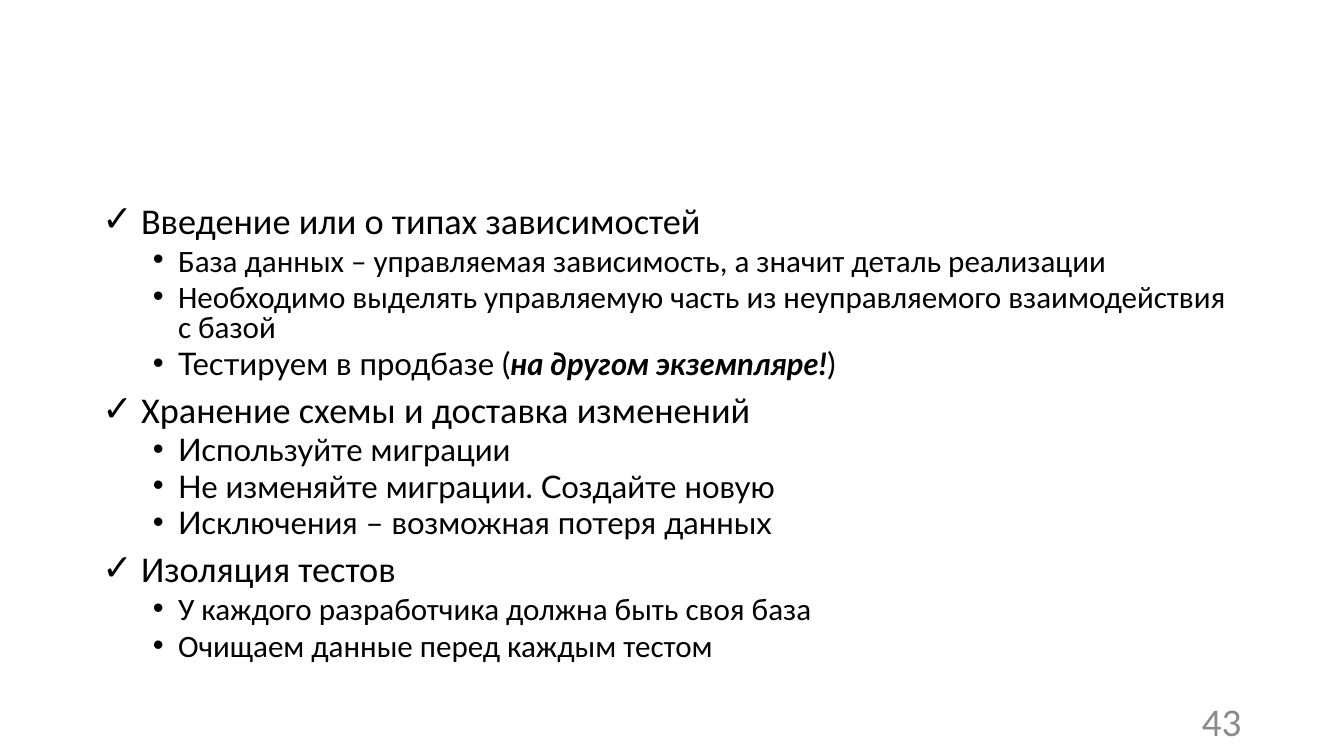
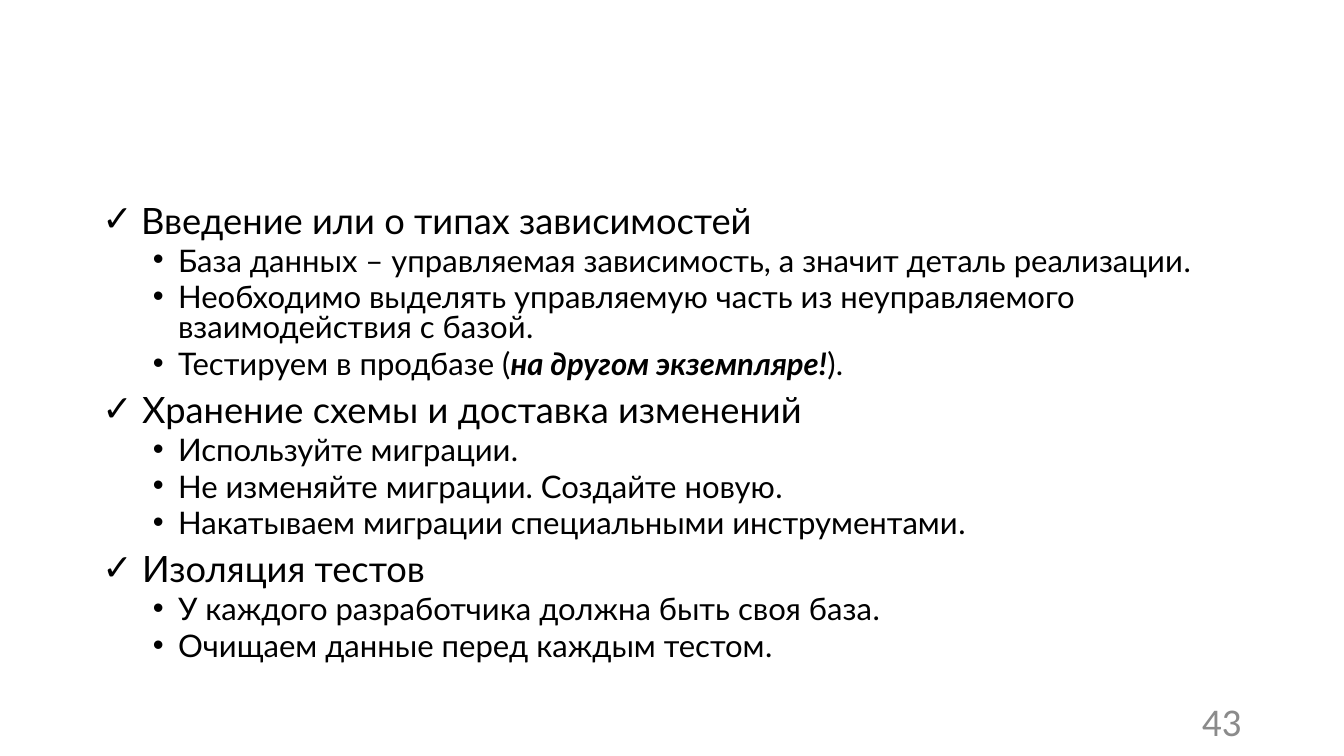
Before and after one commit to Sa1Gur/DbTest.Containers, a slide deck: slide 43 of DbaseTesting.pptx. Drawn at 1344x756 pixels with LibreOffice and Linux fonts; fonts in the diff are those of the drawing; background and template pictures are left out. Boxes give left, top, right and bottom in pixels: in the first picture for what was removed or moved away, otherwise in the second. Text is boxed around its words. In the diff, an @@ line names an element or a change of style, - is before the commit and + after.

```diff
--- a/DbaseTesting.pptx
+++ b/DbaseTesting.pptx
@@ text at [141, 208, 802, 589]: font Calibri to Lato in "Введение или о типах зависимостей", "Хранение схемы и доставка изменений", "Изоляция тестов" @@
@@ text at [178, 249, 1191, 381]: text changed; font Calibri to Lato @@
-  • База данных – управляемая зависимость, а значит деталь реализации
-  • Необходимо выделять управляемую часть из неуправляемого взаимодействия с базой
-  • Тестируем в продбазе (на другом экземпляре!)
+  • База данных – управляемая зависимость, а значит деталь реализации.
+  • Необходимо выделять управляемую часть из неуправляемого взаимодействия с базой.
+  • Тестируем в продбазе (на другом экземпляре!).
@@ text at [178, 438, 965, 540]: text changed @@
-  • Используйте миграции
-  • Не изменяйте миграции. Создайте новую
-  • Исключения – возможная потеря данных
+  • Используйте миграции.
+  • Не изменяйте миграции. Создайте новую.
+  • Накатываем миграции специальными инструментами.
@@ text at [178, 597, 880, 663]: text changed; font Calibri to Lato @@
-  • У каждого разработчика должна быть своя база
-  • Очищаем данные перед каждым тестом
+  • У каждого разработчика должна быть своя база.
+  • Очищаем данные перед каждым тестом.
```
Also in this commit, not shown: 15 other slides changed, 1 other file.
